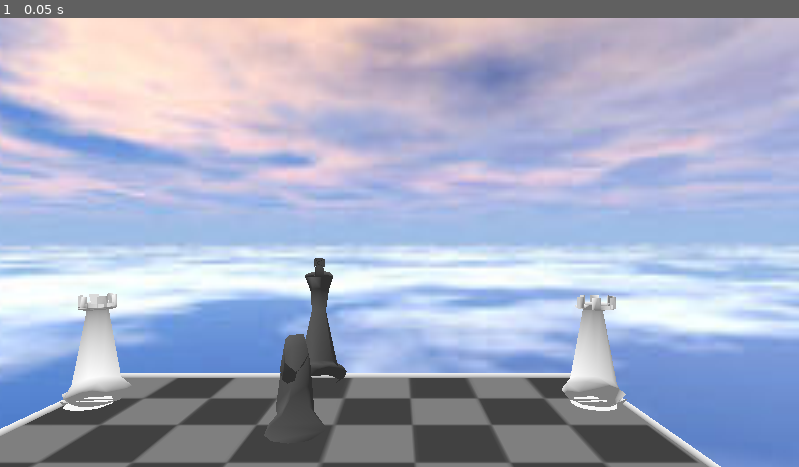
Above: before the commit, frame 1.
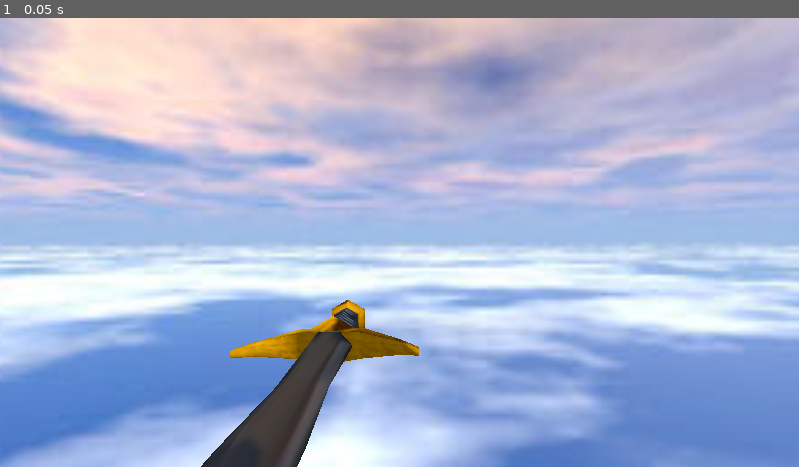
Above: after the commit, the same moment.

Repository: ThePlayerRolo/old-roblox-lighting-test
Game: Godot game, scene res://Scenes/PartTest.tscn
The game is run twice, just before and just after one commit, with the same random seed, the same clock (stepped at 60 frames per second) and the same inputs. The project has no main scene, so this scene is started directly.
Inputs:
- Up to frame 1 (0.05 s): no input

The runs differ from the first frame. In frame 1, 19% of the frame differs, in the area x 0-91%, y 53-100%.

Commit message:
fix inverted normals

Diff:
--- a/Resources/Shader/OldRobloxTextureSword.tres
+++ b/Resources/Shader/OldRobloxTextureSword.tres
@@ -3,7 +3,6 @@
 [ext_resource type="Texture2D" uid="uid://6oyxcyvroysd" path="res://Textures/ItemTests/SwordTexture.png" id="1_th8ll"]
 
 [resource]
-cull_mode = 1
 shading_mode = 2
 albedo_texture = ExtResource("1_th8ll")
 rim_enabled = true
--- a/Scripts/MeshGeneration/CreateSpecialMesh.gd
+++ b/Scripts/MeshGeneration/CreateSpecialMesh.gd
@@ -41,68 +41,76 @@
 
 	meshData = meshData.erase(0, firstBracket)
 
-	for i in faceCount * 3:
-		var pos:int = meshData.find("[")
-		var vertPosition:Vector3;
-		var vertNormals:Vector3;
-		var vertTexCoords:Vector2;
+	for i in faceCount:
+		var vertsPositions:PackedVector3Array
+		var vertsNormals:PackedVector3Array
+		var vertsTexcoords:PackedVector2Array
+		for j in 3:
+			var pos:int = meshData.find("[")
+			var vertPosition:Vector3;
+			var vertNormals:Vector3;
+			var vertTexCoords:Vector2;
 
-		meshData = meshData.erase(0, pos+1)
+			meshData = meshData.erase(0, pos+1)
 
-		# X Position
-		pos = meshData.find(",")
-		vertPosition.x = float(meshData.substr(0, pos))
-		meshData = meshData.erase(0, pos+1)
+			# X Position
+			pos = meshData.find(",")
+			vertPosition.x = float(meshData.substr(0, pos))
+			meshData = meshData.erase(0, pos+1)
 
-		# Y Position
-		pos = meshData.find(",")
-		vertPosition.y = float(meshData.substr(0, pos))
-		meshData = meshData.erase(0, pos+1)
+			# Y Position
+			pos = meshData.find(",")
+			vertPosition.y = float(meshData.substr(0, pos))
+			meshData = meshData.erase(0, pos+1)
 
-		# Z Position
-		pos = meshData.find(",")
-		vertPosition.z = float(meshData.substr(0, pos))
+			# Z Position
+			pos = meshData.find(",")
+			vertPosition.z = float(meshData.substr(0, pos))
 
-		pos = meshData.find("[")
+			pos = meshData.find("[")
 
-		meshData = meshData.erase(0, pos+1)
-		# X Normal
-		pos = meshData.find(",")
-		vertNormals.x = float(meshData.substr(0, pos))
-		print(vertNormals.x)
-		meshData = meshData.erase(0, pos+1)
+			meshData = meshData.erase(0, pos+1)
+			# X Normal
+			pos = meshData.find(",")
+			vertNormals.x = float(meshData.substr(0, pos))
+			meshData = meshData.erase(0, pos+1)
 
-		# Y Normal
-		pos = meshData.find(",")
-		vertNormals.y = float(meshData.substr(0, pos))
-		print(vertNormals.y)
-		meshData = meshData.erase(0, pos+1)
+			# Y Normal
+			pos = meshData.find(",")
+			vertNormals.y = float(meshData.substr(0, pos))
+			meshData = meshData.erase(0, pos+1)
 
-		# Z Normal
-		pos = meshData.find(",")
-		vertNormals.z = float(meshData.substr(0, pos))
-		print(vertNormals.z)
+			# Z Normal
+			pos = meshData.find(",")
+			vertNormals.z = float(meshData.substr(0, pos))
 
-		pos = meshData.find("[")
-		meshData = meshData.erase(0, pos+1)
+			pos = meshData.find("[")
+			meshData = meshData.erase(0, pos+1)
 
-		# X Tex
-		pos = meshData.find(",")
-		vertTexCoords.x = float(meshData.substr(0, pos))
-		meshData = meshData.erase(0, pos+1)
+			# X Tex
+			pos = meshData.find(",")
+			vertTexCoords.x = float(meshData.substr(0, pos))
+			meshData = meshData.erase(0, pos+1)
 
-		# Y Tex
-		pos = meshData.find(",")
+			# Y Tex
+			pos = meshData.find(",")
 
-		vertTexCoords.y = 1 - float(meshData.substr(0, pos))
-		meshData = meshData.erase(0, pos+1)
-		pos = meshData.find("]")
+			vertTexCoords.y = 1 - float(meshData.substr(0, pos))
+			meshData = meshData.erase(0, pos+1)
+			pos = meshData.find("]")
 
-		meshData = meshData.erase(0, pos+1)
+			meshData = meshData.erase(0, pos+1)
 
-		if version == SPECIAL_MESH_VERSIONS.VERSION_1:
-			vertPosition *= 0.5
-		surfaceData.appendVertexData(vertPosition, flipNormals(vertNormals), vertTexCoords)
-
+			if version == SPECIAL_MESH_VERSIONS.VERSION_1:
+				vertPosition *= 0.5
+			vertsPositions.append(vertPosition)
+			vertsNormals.append(vertNormals)
+			vertsTexcoords.append(vertTexCoords)
+		surfaceData.appendVertexData(vertsPositions[0], vertsNormals[0], vertsTexcoords[0])
+		surfaceData.appendVertexData(vertsPositions[2], vertsNormals[2], vertsTexcoords[2])
+		surfaceData.appendVertexData(vertsPositions[1], vertsNormals[1], vertsTexcoords[1])
+		vertsPositions.clear()
+		vertsNormals.clear()
+		vertsTexcoords.clear()
 
 	return surfaceData;
--- a/Scripts/Part/Part.gd
+++ b/Scripts/Part/Part.gd
@@ -2,11 +2,11 @@
 
 
 @export var meshType : Part_Enums.MESH_TYPE = Part_Enums.MESH_TYPE.MESH_SPECIAL
-@onready var material: StandardMaterial3D = preload("res://Resources/Shader/OldRobloxTexture.tres")
+@onready var material: StandardMaterial3D = preload("res://Resources/Shader/OldRobloxTextureSword.tres")
 # Called when the node enters the scene tree for the first time.
 func _ready() -> void:
 	var mesh = MeshInstance3D.new()
-	var surfaceData:Part_SurfaceData = CreateSpecialMesh.createSurfaceData("res://Models//MeshType//Chessboard.mesh")
+	var surfaceData:Part_SurfaceData = CreateSpecialMesh.createSurfaceData("res://Models//MeshType//Sword.mesh")
 	mesh.mesh = surfaceData.createArrayMesh()
 	add_child(mesh)
 	mesh.set_surface_override_material(0, material)
